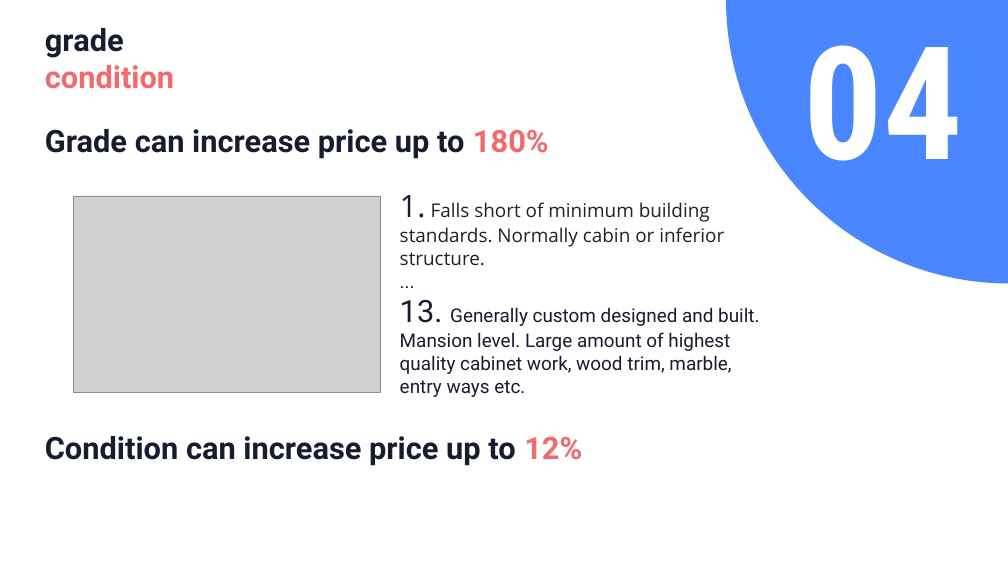
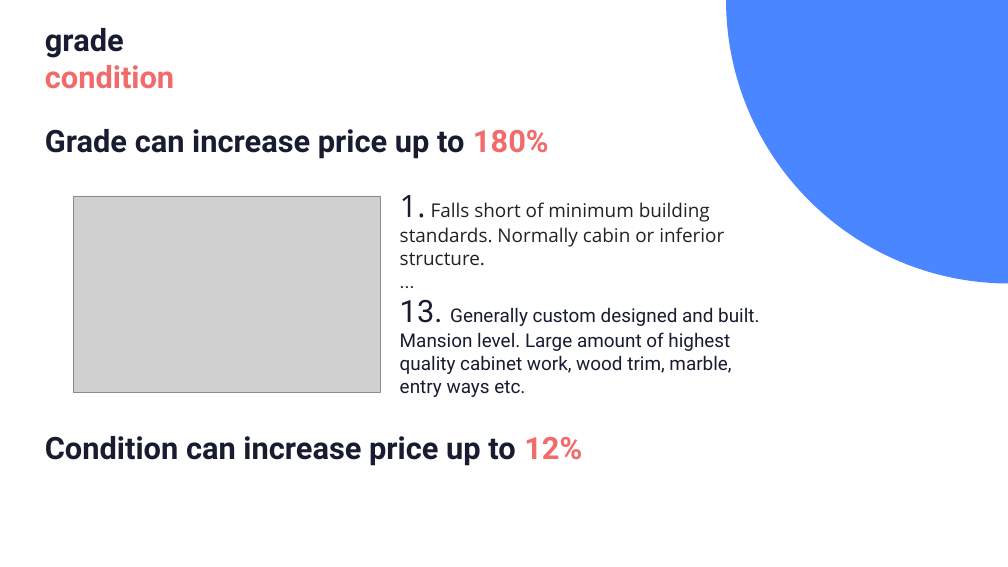
Before and after one commit to bartomolina/dsmod1project, a slide deck: slide 8 of presentation.pptx (slide 10 before the commit). Drawn at 1008x567 pixels with LibreOffice and Linux fonts; fonts in the diff are those of the drawing; grey boxes stand for pictures. Boxes give left, top, right and bottom in pixels: in the first picture for what was removed or moved away, otherwise in the second. Text is boxed around its words. In the diff, an @@ line names an element or a change of style, - is before the commit and + after.

```diff
--- a/presentation.pptx
+++ b/presentation.pptx
@@ text removed at box(804, 45, 963, 161) @@
-04
```
Also in this commit, not shown: 6 other slides changed, 1 slide removed.
